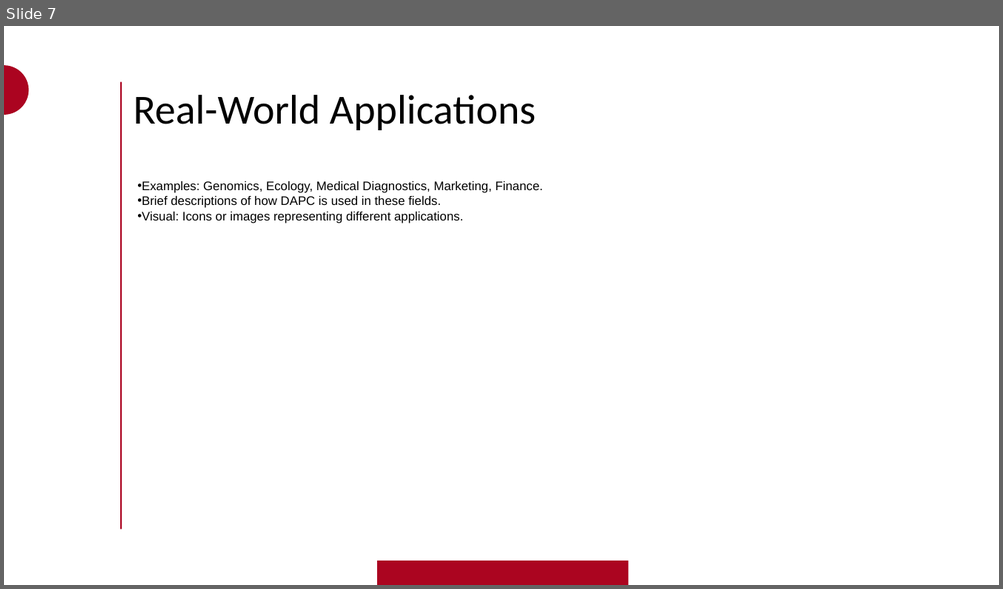
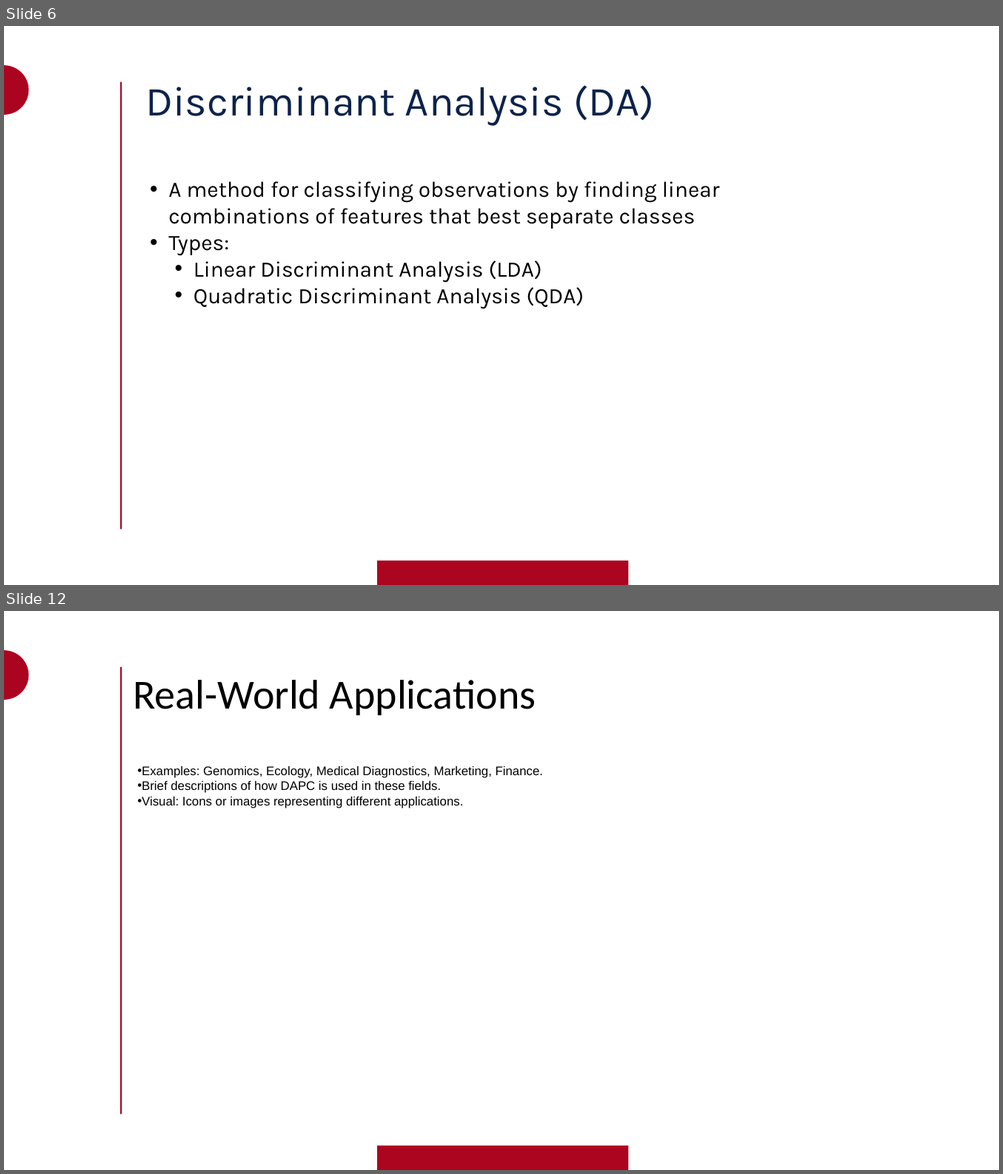
Before and after one commit to rileymawson/INFO_523_DAPC, a slide deck: DAPC_Info_523_RPM_BJMM.pptx. Shown one above the other, each under a label of ours: slide 7 before the commit, slides 6 and 12 after it; the slides between them are not shown. The pictures are 1003x589 and 1003x1174 pixels, drawn with LibreOffice and Linux fonts; fonts in the diff are those of the drawing; background and template pictures are left out. Boxes give left, top, right and bottom in pixels: in the first picture for what was removed or moved away, otherwise in the second. Text is boxed around its words. In the diff, an @@ line names an element or a change of style, - is before the commit and + after.

```diff
--- a/DAPC_Info_523_RPM_BJMM.pptx
+++ b/DAPC_Info_523_RPM_BJMM.pptx
@@ slide 6 added at (x1=4, y1=26, x2=999, y2=585), background #FFFFFF; not listed: 3 template elements that a slide beside it also shows @@
@@ title added at (x1=145, y1=85, x2=654, y2=126), 60 pt, text #0C234B @@
+Discriminant Analysis (DA)
@@ text added at (x1=168, y1=181, x2=720, y2=309), 32 pt, text #000000 @@
+• A method for classifying observations by finding linear combinations of features that best separate classes
+• Types:
+  • Linear Discriminant Analysis (LDA)
+  • Quadratic Discriminant Analysis (QDA)
@@ what was slide 7 is now slide 12 @@
```
Also in this commit, not shown: 3 slides changed, 10 other slides added, 1 other file.
